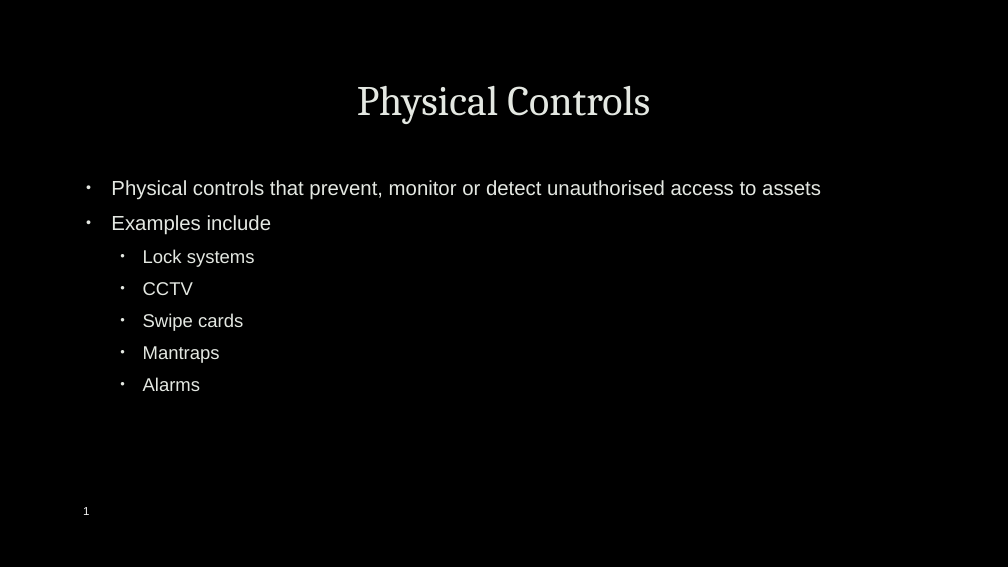
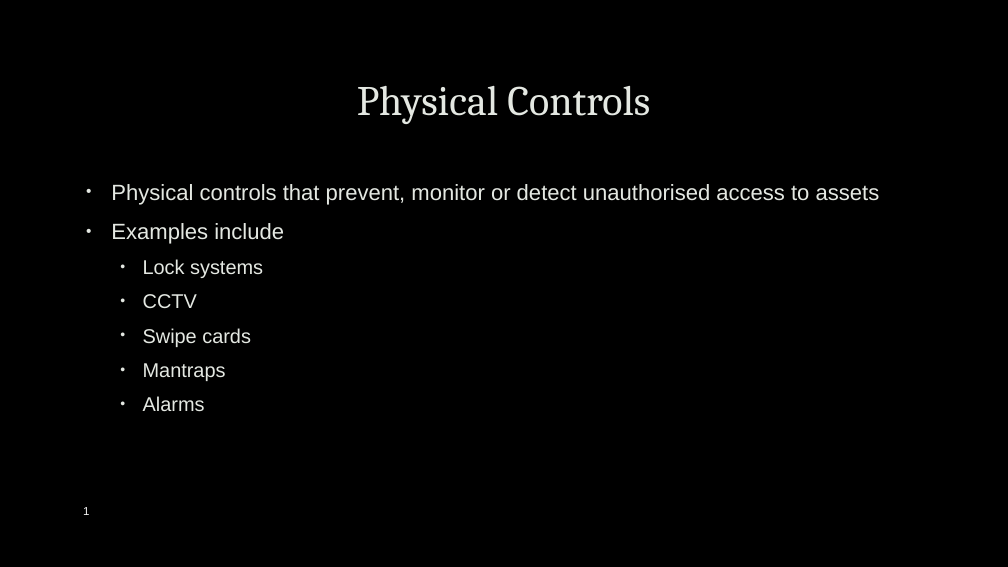
Before and after one commit to uwacsp/cits1003, a slide deck: slide 22 of Lectures/CITS1003-7 Security Management.pptx (slide 23 before the commit). Drawn at 1008x567 pixels with LibreOffice and Linux fonts; fonts in the diff are those of the drawing; background and template pictures are left out. Boxes give left, top, right and bottom in pixels: in the first picture for what was removed or moved away, otherwise in the second. Text is boxed around its words. In the diff, an @@ line names an element or a change of style, - is before the commit and + after.

```diff
--- a/Lectures/CITS1003-7 Security Management.pptx
+++ b/Lectures/CITS1003-7 Security Management.pptx
@@ text "Physical controls that prevent, monitor ..." at <box>111,184,880,411</box>: size 19.4 to 21 pt in "Physical controls that prevent, monitor or detect ...", "Examples include"; size 17.6 to 19 pt in "Lock systems", "CCTV", "Swipe cards", "Mantraps" and 1 more places; line spacing 1 to 1.1 @@
```
Also in this commit, not shown: 9 other slides changed, 2 slides removed.
